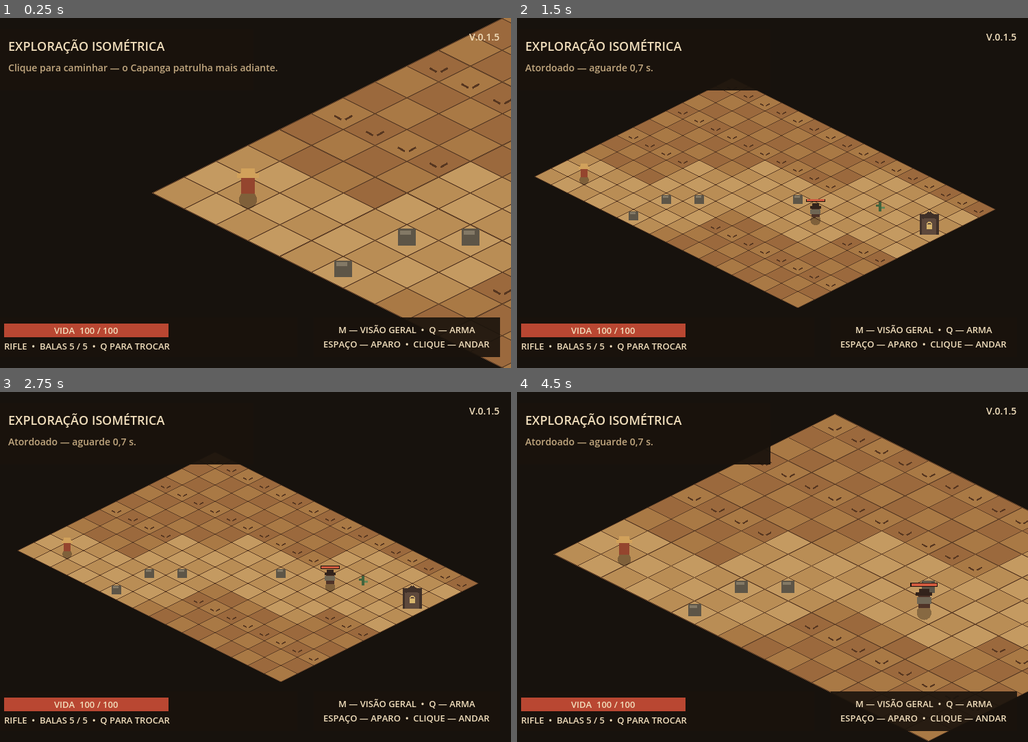
Above: before the commit, frames 1-4 (two rows, left to right).
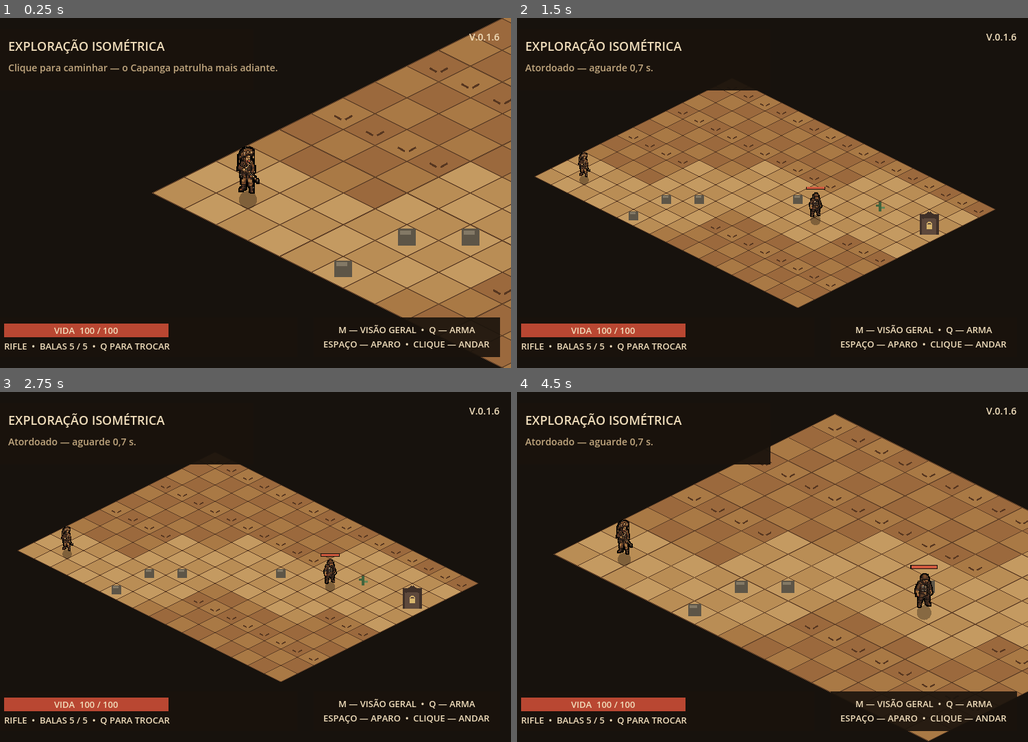
Above: after the commit, the same moments.

Repository: Miyzuu/Masmorras-Monstros-Mandigas
Game: Godot game, scene res://scenes/exploration.tscn
Two runs of this game, one before a commit and one after it. Both use one fixed random seed, a clock stepped at 60 frames per second and the inputs below.
Inputs (mouse positions are in pixels of both pictures, inside the frame that each line leads up to):
- Up to frame 1 (0.25 s): no input
- Up to frame 2 (1.5 s): tap Enter at 0.5, 1.35 s; move the mouse to (879, 175) at 0.52 s; tap M at 0.6 s; click (879, 175) at 0.67 s; tap Space at 0.77 s; move the mouse to (660, 210) at 1.27 s; click (660, 210) at 1.42 s
- Up to frame 3 (2.75 s): tap Space at 1.52 s; move the mouse to (301, 490) at 2.02 s; tap Keypad Enter at 2.1 s; click (301, 490) at 2.17 s
- Up to frame 4 (4.5 s): tap Space at 2.75, 3.02, 3.77 s; move the mouse to (736, 637) at 2.77 s; tap Q at 2.85 s; click (736, 637) at 2.92 s; move the mouse to (920, 619) at 3.52 s; tap R at 3.6 s; click (920, 619) at 3.67 s; move the mouse to (608, 514) at 4.27 s; tap M at 4.35 s; click (608, 514) at 4.42 s

The runs differ from the first frame. In frame 1, 0.4% of the frame differs, in the area x 46-98%, y 4-51%; in frame 2, 0.3%; in frame 3, 0.3%; in frame 4, 0.6%, in the area x 19-98%, y 4-62%.

Commit message:
V.0.1.6 — Prova visual inicial dos personagens
Adiciona a prova técnica do Cangaceiro e do Capanga, a paleta Sertão 16, documentação de procedência, QA e ferramenta reproduzível.

Integra os sprites estáticos Sudeste na exploração e o Cangaceiro na masmorra, preservando anchors, colisões e regras de combate; valida assets, importação e testes, mantendo as animações fora do escopo.

Diff:
--- a/project.godot
+++ b/project.godot
@@ -11,7 +11,7 @@
 [application]
 
 config/name="Pindorama Fantástica — Protótipo"
-config/version="V.0.1.5"
+config/version="V.0.1.6"
 run/main_scene="res://scenes/exploration.tscn"
 config/features=PackedStringArray("4.7")
 
--- a/scenes/dungeon.tscn
+++ b/scenes/dungeon.tscn
@@ -46,7 +46,7 @@
 mouse_filter = 2
 theme_override_colors/font_color = Color(0.91, 0.865, 0.79, 1)
 theme_override_font_sizes/font_size = 14
-text = "V.0.1.5"
+text = "V.0.1.6"
 horizontal_alignment = 2
 
 [node name="HintPanel" type="ColorRect" parent="Interface"]
--- a/scenes/exploration.tscn
+++ b/scenes/exploration.tscn
@@ -48,7 +48,7 @@
 mouse_filter = 2
 theme_override_colors/font_color = Color(0.949, 0.875, 0.741, 1)
 theme_override_font_sizes/font_size = 14
-text = "V.0.1.5"
+text = "V.0.1.6"
 horizontal_alignment = 2
 
 [node name="HintPanel" type="ColorRect" parent="Interface"]
--- a/scripts/dungeon.gd
+++ b/scripts/dungeon.gd
@@ -15,6 +15,10 @@
 const CAMERA_TRANSITION_TIME := 0.28
 const FADE_DURATION := 0.5
 const EXPLORATION_SCENE := "res://scenes/exploration.tscn"
+const CHARACTER_ATLAS: Texture2D = preload("res://assets/art/characters/prototypes/personagens_se_48px_16c.png")
+const CHARACTER_FRAME_SIZE := Vector2(64.0, 64.0)
+const CHARACTER_FOOT_ANCHOR := Vector2(32.0, 60.0)
+const PLAYER_SPRITE_REGION := Rect2(0.0, 0.0, 64.0, 64.0)
 
 const PLAYER_START := Vector2i(2, 10)
 const EXIT_DOOR_CELL := Vector2i(0, 10)
@@ -33,8 +37,6 @@
 const COLOR_STAIRS := Color("292b31")
 const COLOR_STAIRS_EDGE := Color("a18f7b")
 const COLOR_SEAL := Color("ab3c77")
-const COLOR_PLAYER_COAT := Color("94452e")
-const COLOR_PLAYER_HAT := Color("d1a15b")
 const COLOR_ROUTE := Color(0.27, 0.84, 0.70, 0.45)
 const COLOR_MAGIC := Color("44d6b3")
 
@@ -458,9 +460,11 @@
 	draw_arc(destination_marker, 9.0, 0.0, TAU, 24, COLOR_MAGIC, 2.0, true)
 
 
+func _character_draw_rect(position: Vector2) -> Rect2:
+	return Rect2(position - CHARACTER_FOOT_ANCHOR, CHARACTER_FRAME_SIZE)
+
+
 func _draw_player() -> void:
 	var position := player_anchor.position
 	draw_circle(position + Vector2(0.0, 7.0), 9.0, Color(0.08, 0.05, 0.03, 0.35))
-	draw_rect(Rect2(position + Vector2(-7.0, -17.0), Vector2(14.0, 18.0)), COLOR_PLAYER_COAT, true)
-	draw_rect(Rect2(position + Vector2(-11.0, -20.0), Vector2(22.0, 5.0)), COLOR_PLAYER_HAT, true)
-	draw_rect(Rect2(position + Vector2(-7.0, -25.0), Vector2(14.0, 6.0)), COLOR_PLAYER_HAT, true)
+	draw_texture_rect_region(CHARACTER_ATLAS, _character_draw_rect(position), PLAYER_SPRITE_REGION)
--- a/scripts/exploration.gd
+++ b/scripts/exploration.gd
@@ -22,6 +22,11 @@
 const CAMERA_TRANSITION_TIME := 0.28
 const FADE_DURATION := 0.5
 const DUNGEON_SCENE := "res://scenes/dungeon.tscn"
+const CHARACTER_ATLAS: Texture2D = preload("res://assets/art/characters/prototypes/personagens_se_48px_16c.png")
+const CHARACTER_FRAME_SIZE := Vector2(64.0, 64.0)
+const CHARACTER_FOOT_ANCHOR := Vector2(32.0, 60.0)
+const PLAYER_SPRITE_REGION := Rect2(0.0, 0.0, 64.0, 64.0)
+const CAPANGA_SPRITE_REGION := Rect2(64.0, 0.0, 64.0, 64.0)
 
 const RIFLE_STARTING_AMMO := 5
 const RIFLE_RANGE := 5
@@ -66,11 +71,6 @@
 const COLOR_ROCK_LIGHT := Color("837966")
 const COLOR_CACTUS := Color("42643d")
 const COLOR_CACTUS_LIGHT := Color("668656")
-const COLOR_PLAYER_COAT := Color("94452e")
-const COLOR_PLAYER_HAT := Color("d1a15b")
-const COLOR_ENEMY_COAT := Color("4f3327")
-const COLOR_ENEMY_ARMOR := Color("6f6654")
-const COLOR_ENEMY_HAT := Color("33231b")
 const COLOR_MAGIC := Color("44d6b3")
 const COLOR_ROUTE := Color(0.27, 0.84, 0.70, 0.45)
 const COLOR_TEXT := Color("f2dfbd")
@@ -950,17 +950,18 @@
 	draw_arc(destination_marker, 9.0, 0.0, TAU, 24, COLOR_MAGIC, 2.0, true)
 
 
+func _character_draw_rect(position: Vector2) -> Rect2:
+	return Rect2(position - CHARACTER_FOOT_ANCHOR, CHARACTER_FRAME_SIZE)
+
+
 func _draw_capanga() -> void:
 	if not capanga_active:
 		return
 	var position := capanga_anchor.position
 	draw_circle(position + Vector2(0.0, 7.0), 10.0, Color(0.08, 0.05, 0.03, 0.35))
-	draw_rect(Rect2(position + Vector2(-8.0, -18.0), Vector2(16.0, 19.0)), COLOR_ENEMY_COAT, true)
-	draw_rect(Rect2(position + Vector2(-10.0, -14.0), Vector2(20.0, 9.0)), COLOR_ENEMY_ARMOR, true)
-	draw_rect(Rect2(position + Vector2(-11.0, -21.0), Vector2(22.0, 5.0)), COLOR_ENEMY_HAT, true)
-	draw_rect(Rect2(position + Vector2(-7.0, -26.0), Vector2(14.0, 6.0)), COLOR_ENEMY_HAT, true)
-
-	var health_rect := Rect2(position + Vector2(-18.0, -34.0), Vector2(36.0, 5.0))
+	draw_texture_rect_region(CHARACTER_ATLAS, _character_draw_rect(position), CAPANGA_SPRITE_REGION)
+
+	var health_rect := Rect2(position + Vector2(-18.0, -58.0), Vector2(36.0, 5.0))
 	draw_rect(health_rect, COLOR_HEALTH_BACKGROUND, true)
 	var health_width := health_rect.size.x * capanga_hp / CAPANGA_MAX_HP
 	draw_rect(Rect2(health_rect.position, Vector2(health_width, health_rect.size.y)), COLOR_ENEMY_HEALTH, true)
@@ -970,12 +971,10 @@
 func _draw_player() -> void:
 	var position := player_anchor.position
 	draw_circle(position + Vector2(0.0, 7.0), 9.0, Color(0.08, 0.05, 0.03, 0.35))
-	draw_rect(Rect2(position + Vector2(-7.0, -17.0), Vector2(14.0, 18.0)), COLOR_PLAYER_COAT, true)
-	draw_rect(Rect2(position + Vector2(-11.0, -20.0), Vector2(22.0, 5.0)), COLOR_PLAYER_HAT, true)
-	draw_rect(Rect2(position + Vector2(-7.0, -25.0), Vector2(14.0, 6.0)), COLOR_PLAYER_HAT, true)
+	draw_texture_rect_region(CHARACTER_ATLAS, _character_draw_rect(position), PLAYER_SPRITE_REGION)
 	if heavy_warning_active:
 		var font := ThemeDB.fallback_font
-		draw_string(font, position + Vector2(-20.0, -38.0), "!", HORIZONTAL_ALIGNMENT_CENTER, 40.0, 28, COLOR_ALERT)
+		draw_string(font, position + Vector2(-20.0, -58.0), "!", HORIZONTAL_ALIGNMENT_CENTER, 40.0, 28, COLOR_ALERT)
 
 
 func _draw_combat_popups() -> void:
@@ -983,7 +982,7 @@
 	for popup in combat_popups:
 		var duration := float(popup["duration"])
 		var progress := clampf(float(popup["elapsed"]) / duration, 0.0, 1.0)
-		var popup_position: Vector2 = popup["position"] + Vector2(-40.0, -34.0 - progress * 24.0)
+		var popup_position: Vector2 = popup["position"] + Vector2(-40.0, -60.0 - progress * 24.0)
 		var popup_color: Color = popup["color"]
 		popup_color.a = 1.0 - progress
 		var popup_text := str(popup["text"])
--- a/tests/test_dungeon_flow.gd
+++ b/tests/test_dungeon_flow.gd
@@ -114,6 +114,15 @@
 		dungeon.queue_free()
 		_finish(game_state)
 		return
+	var dungeon_script_constants: Dictionary = dungeon.get_script().get_script_constant_map()
+	_expect(
+		dungeon_script_constants.get("PLAYER_SPRITE_REGION") == Rect2(0.0, 0.0, 64.0, 64.0),
+		"A masmorra deve usar a célula esquerda do atlas para o Cangaceiro."
+	)
+	_expect(
+		dungeon.call("_character_draw_rect", Vector2.ZERO) == Rect2(-32.0, -60.0, 64.0, 64.0),
+		"O Cangaceiro deve manter o mesmo alinhamento visual dentro da masmorra."
+	)
 	_expect(bool(dungeon.get("scene_transitioning")), "O fade de entrada deve bloquear comandos.")
 	await create_timer(0.55).timeout
 	_expect(not bool(dungeon.get("scene_transitioning")), "O fade deve liberar comandos após 0,5 s.")
--- a/tests/test_exploration.gd
+++ b/tests/test_exploration.gd
@@ -17,6 +17,23 @@
 	var exploration := packed_scene.instantiate()
 	root.add_child(exploration)
 	await process_frame
+	var character_atlas := load("res://assets/art/characters/prototypes/personagens_se_48px_16c.png") as Texture2D
+	_expect(character_atlas != null, "O atlas dos personagens deve carregar.")
+	if character_atlas != null:
+		_expect(character_atlas.get_size() == Vector2(128.0, 64.0), "O atlas deve conter duas células 64x64.")
+	var script_constants: Dictionary = exploration.get_script().get_script_constant_map()
+	_expect(
+		script_constants.get("PLAYER_SPRITE_REGION") == Rect2(0.0, 0.0, 64.0, 64.0),
+		"O Cangaceiro deve usar a célula esquerda do atlas."
+	)
+	_expect(
+		script_constants.get("CAPANGA_SPRITE_REGION") == Rect2(64.0, 0.0, 64.0, 64.0),
+		"O Capanga deve usar a célula direita do atlas."
+	)
+	_expect(
+		exploration.call("_character_draw_rect", Vector2.ZERO) == Rect2(-32.0, -60.0, 64.0, 64.0),
+		"O ponto dos pés dos personagens deve coincidir com o anchor de movimento."
+	)
 
 	var target_cell := Vector2i(3, 10)
 	var target_world: Vector2 = exploration.call("_cell_to_world", target_cell)
Not shown, added: assets/art/characters/prototypes/personagens_se_48px_16c.png.import
Not shown, added: assets/art/palette/.gdignore
Not shown, added: assets/art/qa/.gdignore
Not shown, added: assets/art/source/.gdignore
Not shown, changed: CHANGELOG.md
Not shown, changed: README.md
Not shown, changed: VERSION
